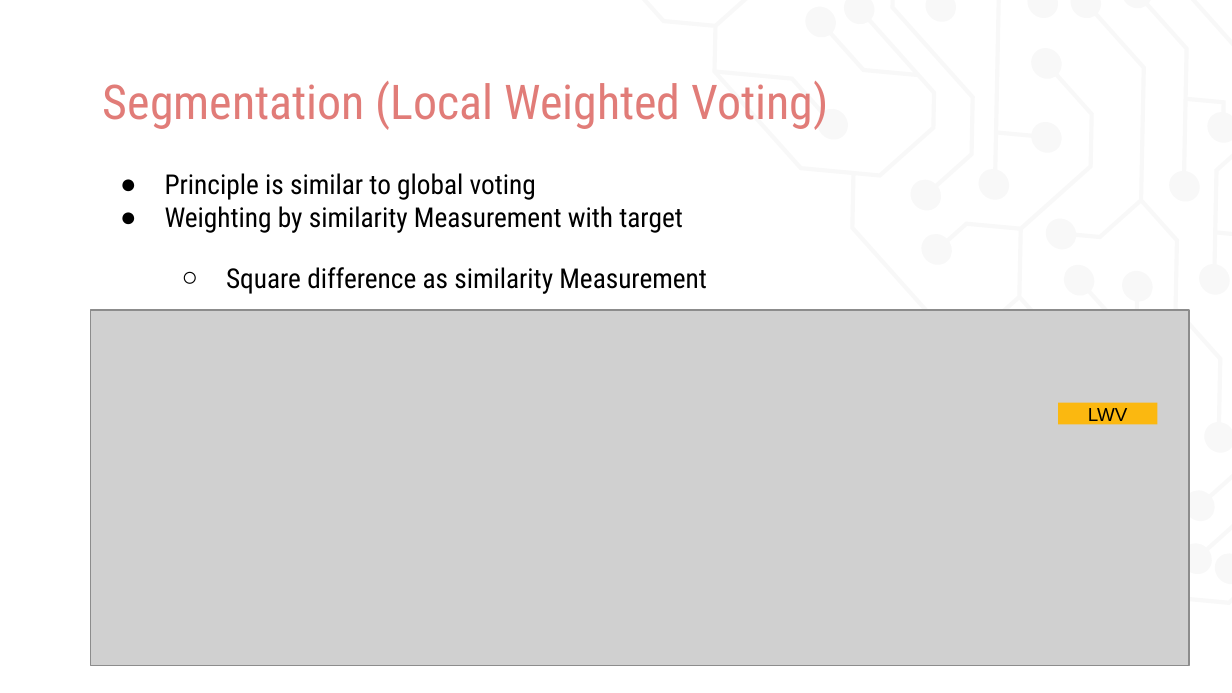
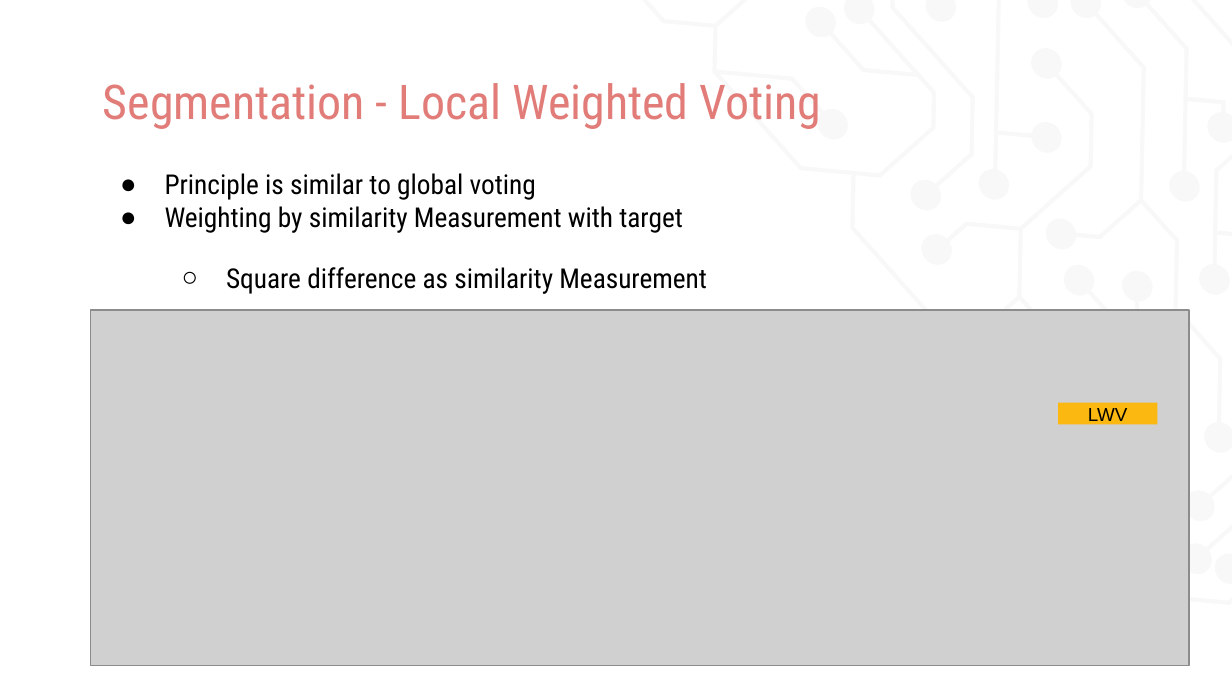
Before and after one commit to uro1012/MIALab, a slide deck: slide 8 of presentation/FinalPresentation.pptx. Drawn at 1232x693 pixels with LibreOffice and Linux fonts; fonts in the diff are those of the drawing; grey boxes stand for pictures. Boxes give left, top, right and bottom in pixels: in the first picture for what was removed or moved away, otherwise in the second. Text is boxed around its words. In the diff, an @@ line names an element or a change of style, - is before the commit and + after.

```diff
--- a/presentation/FinalPresentation.pptx
+++ b/presentation/FinalPresentation.pptx
@@ title at box(103, 83, 821, 129): text changed @@
-Segmentation (Local Weighted Voting)
+Segmentation - Local Weighted Voting
```
Also in this commit, not shown: 6 other slides changed.
